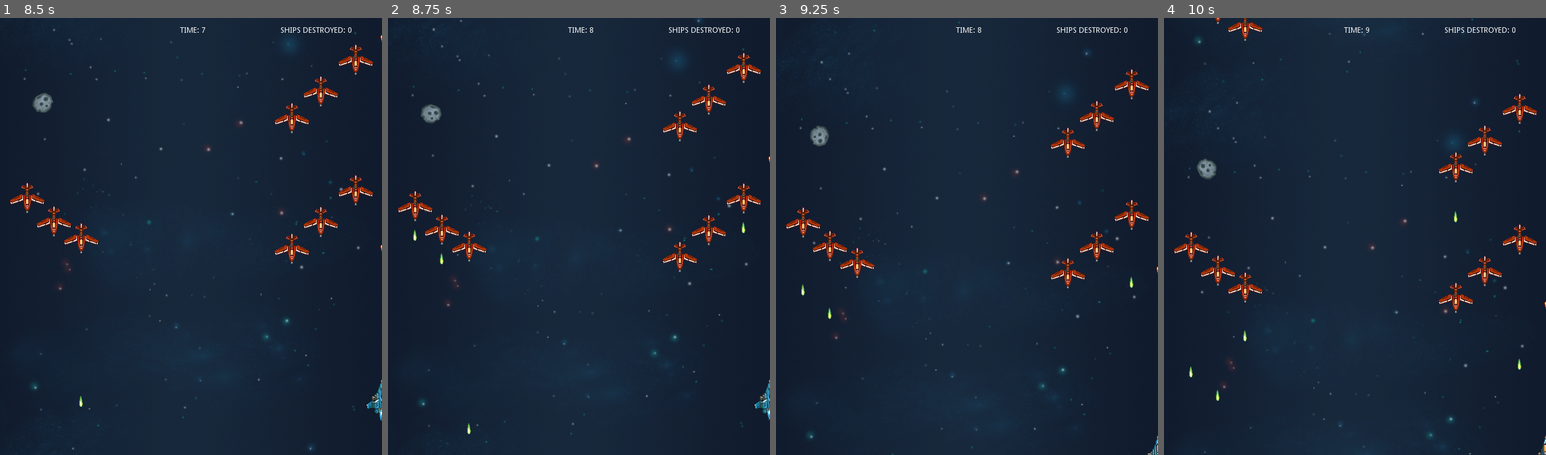
Above: before the commit, frames 1-4 (left to right).
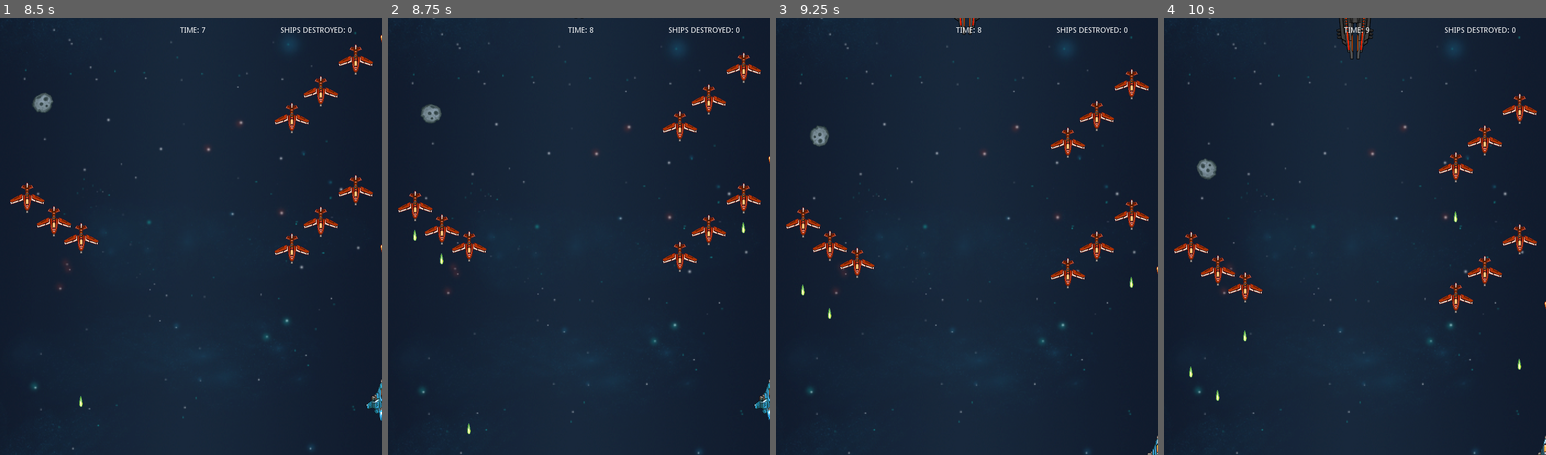
Above: after the commit, the same moments.

Repository: jdibble21/FP-Space-Odyssey
Game: Godot game, scene res://src/Menu.tscn
The game is run twice, just before and just after one commit, with the same random seed, the same clock (stepped at 60 frames per second) and the same inputs.
Inputs (mouse positions are in pixels of both pictures, inside the frame that each line leads up to):
- Up to frame 1 (8.5 s): click "PLAY!" at 0.5 s; move the mouse to (275, 214) at 1.27 s; hold D (move_right) 1.28-2.03 s; click (275, 214) at 1.35 s; move the mouse to (114, 258) at 2.02 s; hold S (move_down) 2.03-2.78 s; click (114, 258) at 2.1 s; move the mouse to (229, 140) at 2.77 s; hold D (move_right) 2.78-3.53 s; click (229, 140) at 2.85 s; move the mouse to (171, 323) at 3.52 s; hold W (move_up) 3.53-4.28 s; click (171, 323) at 3.6 s; move the mouse to (305, 302) at 4.27 s; hold A (move_left) 4.28-5.78 s; click (305, 302) at 4.35 s; tap C (cheats) at 4.9 s; move the mouse to (76, 170) at 5.02 s; click (76, 170) at 5.1 s; move the mouse to (210, 236) at 5.77 s; hold S (move_down) 5.78-6.53 s; click (210, 236) at 5.85 s; move the mouse to (133, 127) at 6.52 s; hold D (move_right) 6.53-7.28 s; click (133, 127) at 6.6 s; move the mouse to (275, 214) at 7.27 s; hold W (move_up) 7.28-8.03 s; click (275, 214) at 7.35 s; move the mouse to (114, 258) at 8.02 s; hold D (move_right) from 8.03 s (still down); click (114, 258) at 8.1 s
- Up to frame 2 (8.75 s): keep holding D (move_right)
- Up to frame 3 (9.25 s): move the mouse to (1005, 140) at 8.77 s; release D (move_right) at 8.78 s; hold S (move_down) from 8.78 s (still down); click (1005, 140) at 8.85 s
- Up to frame 4 (10 s): move the mouse to (1335, 323) at 9.52 s; release S (move_down) at 9.53 s; hold A (move_left) from 9.53 s (still down); click (1335, 323) at 9.6 s

Frame 1 is identical in both runs. In frame 2, 0.6% of the frame differs, in the area x 6-95%, y 0-100%; in frame 3, 0.7%; in frame 4, 1.3%, in the area x 1-95%, y 0-100%.

Commit message:
Add boss cheats

Diff:
--- a/project/src/LevelOne/LevelOne.gd
+++ b/project/src/LevelOne/LevelOne.gd
@@ -22,6 +22,7 @@
 # warning-ignore:return_value_discarded
 	$Player.connect("enemy_destroyed",self,"_add_score")
 # warning-ignore:return_value_discarded
+	$Player.connect("cheats_enabled",self,"_activate_cheats")
 	$ShipSpawns.connect("boss_released",self,"_boss_setup")
 	$LevelOneBoss.connect("boss_defeated",self,"_on_level_complete")
 	$Player.current_pos = $PlayerSpawn.position
@@ -79,6 +80,10 @@
 	$LevelCompleteMenu/CompletePanel.show()
 	$Player.set_process(false)
 
+func _activate_cheats():
+	print("set formation to 1")
+	$ShipSpawns.formation_num = 9
+
 
 func _on_hazard_timer_timeout():
 	# Refactor to randomly add different types later
--- a/project/src/LevelOne/LevelOneShipSpawns.gd
+++ b/project/src/LevelOne/LevelOneShipSpawns.gd
@@ -2,7 +2,7 @@
 
 signal boss_released
 
-const MAX_FORMATIONS := 3
+const MAX_FORMATIONS := 9
 
 export (PackedScene) var _boss
 export (PackedScene) var _basic_ship
@@ -22,7 +22,7 @@
 	"pos2":[332,-136],
 	"pos3":[402,-136]
 }
-var _formation_num := 0
+var formation_num := 0
 
 func _ready():
 	randomize()
@@ -49,10 +49,11 @@
 
 
 func _on_FormationSpawnTimer_timeout():
-	_formation_num += 1
-	if _formation_num == 7:
+	print("formation num: " + str(formation_num))
+	formation_num += 1
+	if formation_num == 7:
 		$FormationSpawnTimer.wait_time = 2.5
-	if _formation_num > MAX_FORMATIONS:
+	if formation_num >= MAX_FORMATIONS:
 		remove_child($FormationSpawnTimer)
 		_spawn_levelone_boss()
 		return
--- a/project/src/Menu.tscn
+++ b/project/src/Menu.tscn
@@ -25,8 +25,7 @@
 "values": [ Vector2( 350.646, -124.939 ), Vector2( 350.64, 930.215 ) ]
 }
 
-[sub_resource type="Animation" id=1]
-resource_name = "flyby"
+[sub_resource type="Animation" id=2]
 length = 3.5
 tracks/0/type = "value"
 tracks/0/path = NodePath("SideShip1:position")
@@ -165,8 +164,8 @@
 autostart = true
 
 [node name="AnimationPlayer" type="AnimationPlayer" parent="."]
-anims/boss_ship = SubResource( 2 )
-anims/flyby = SubResource( 1 )
+anims/boss_ship = SubResource( 1 )
+anims/flyby = SubResource( 2 )
 
 [node name="BossShip" type="Sprite" parent="."]
 position = Vector2( 350.646, -124.939 )
--- a/project/src/Player/Player.gd
+++ b/project/src/Player/Player.gd
@@ -2,6 +2,7 @@
 # animations
 extends KinematicBody2D
 
+signal cheats_enabled
 signal player_hit
 signal player_defeated
 signal enemy_destroyed
@@ -70,6 +71,7 @@
 
 func _activate_cheats():
 	print("CHEATS ENABLED")
+	emit_signal("cheats_enabled")
 	_player_lives = 100000
 
 
Not shown: 1 places in project/src/Menu.tscn that only renumber resources
